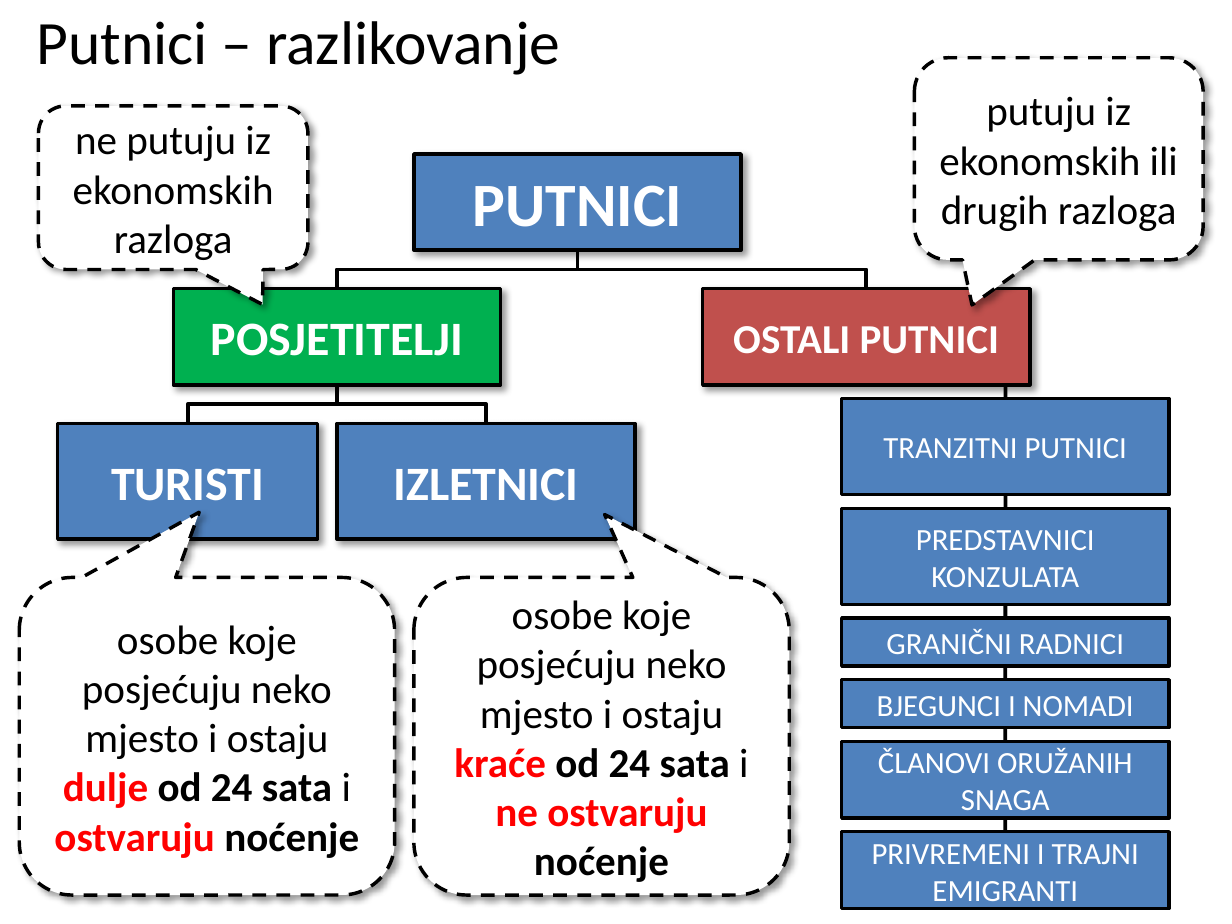
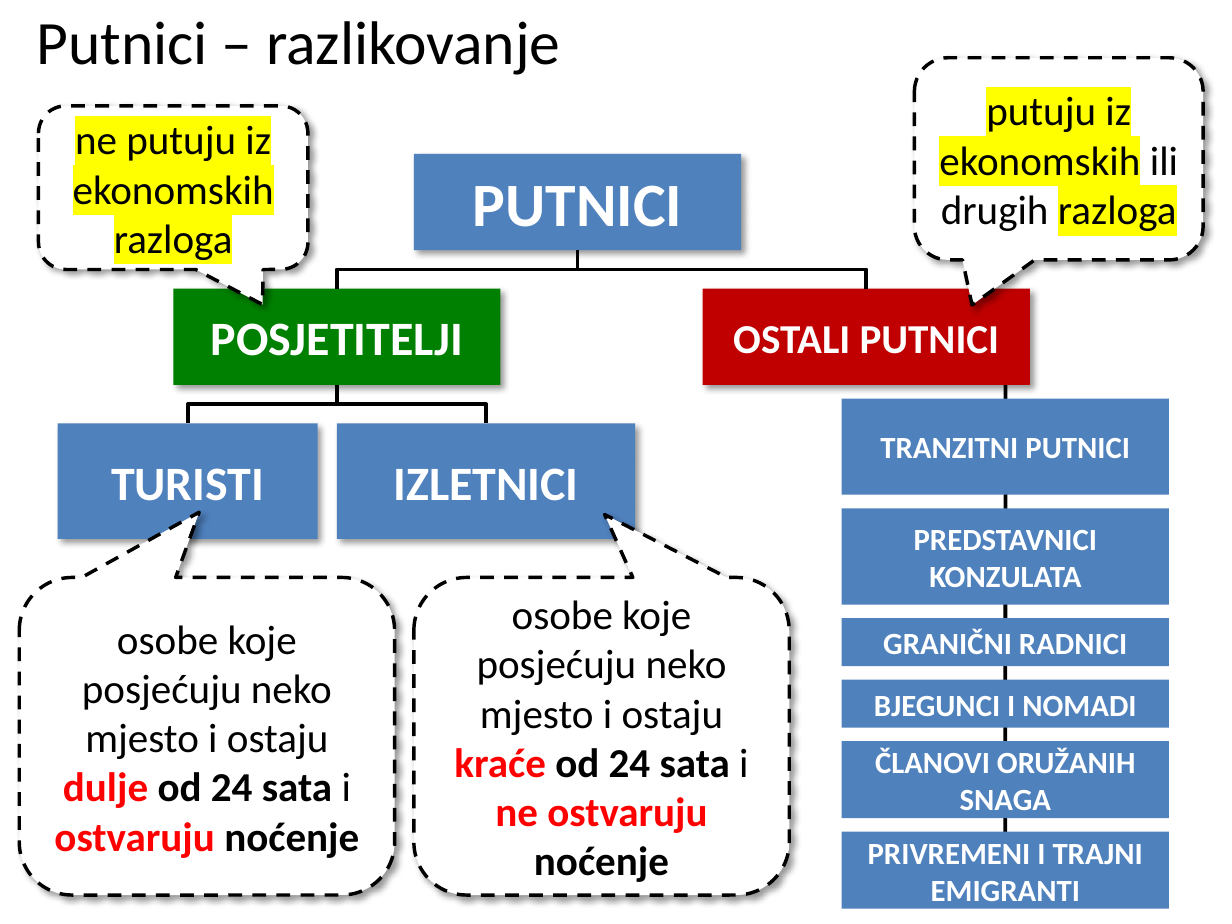
Before and after one commit to cornx/print, a slide deck: slide 4 of data/prezentacije/osnove_turizma/001_1_Turizam_uvod-ponavljanje.pptx (slide 3 before the commit). Drawn at 1232x924 pixels with LibreOffice and Linux fonts; fonts in the diff are those of the drawing. Boxes give left, top, right and bottom in pixels: in the first picture for what was removed or moved away, otherwise in the second. Text is boxed around its words. In the diff, an @@ line names an element or a change of style, - is before the commit and + after.

```diff
--- a/data/prezentacije/osnove_turizma/001_1_Turizam_uvod-ponavljanje.pptx
+++ b/data/prezentacije/osnove_turizma/001_1_Turizam_uvod-ponavljanje.pptx
@@ rounded speech box "putuju iz ekonomskih ili drugih ..." at (x1=914, y1=58, x2=1202, y2=260): highlight none to #FFFF00 in "putuju iz ekonomskih razloga" @@
@@ rounded speech box "ne putuju iz ekonomskih razloga" at (x1=38, y1=106, x2=308, y2=270): highlight none to #FFFF00 @@
@@ rectangle "POSJETITELJI" at (x1=174, y1=288, x2=501, y2=384): fill #00B050 to #008000; outline #000000 2 pt to none @@
@@ rectangle "OSTALI PUTNICI" at (x1=702, y1=288, x2=1030, y2=384): fill #C0504D to #C00000; outline #000000 2 pt to none @@
@@ outline #000000 2 pt to none in 3 elements at (x1=414, y1=154, x2=742, y2=250), (x1=58, y1=424, x2=318, y2=540), (x1=336, y1=424, x2=634, y2=540) @@
@@ bold on; outline #000000 2 pt to none in 6 elements at (x1=841, y1=399, x2=1169, y2=495), (x1=841, y1=509, x2=1169, y2=605), (x1=841, y1=618, x2=1169, y2=667), (x1=841, y1=680, x2=1169, y2=728), (x1=841, y1=742, x2=1169, y2=819), (x1=841, y1=832, x2=1169, y2=909) @@
```
Also in this commit, not shown: 8 other slides changed, 4 slides added.
